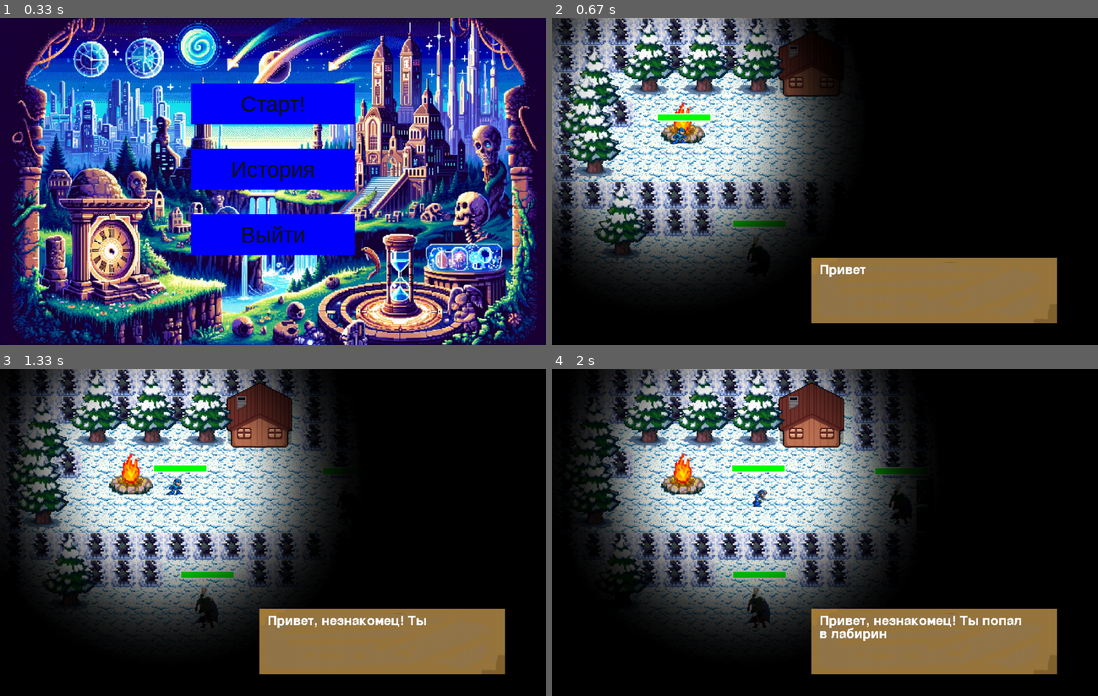
Above: before the commit, frames 1-4 (two rows, left to right).
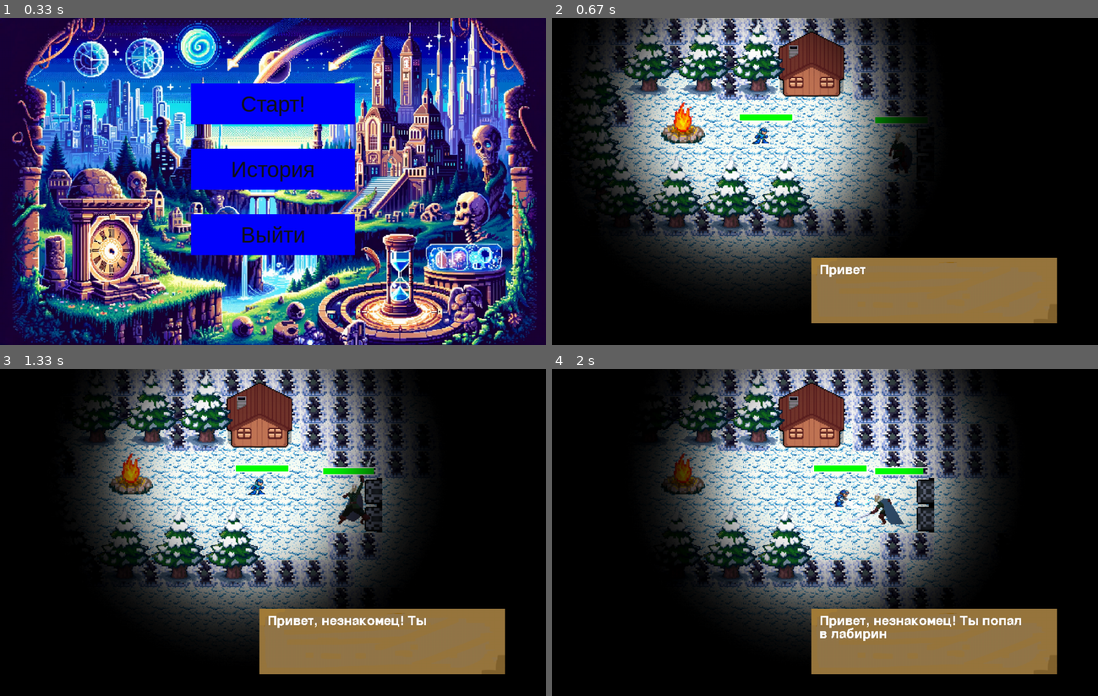
Above: after the commit, the same moments.

Repository: Gigirka/pygame
Game: pygame game, started from 123.py
Same seed, same stepped clock (60 frames per second), same inputs: the game is played once before the commit and once after it.
Inputs (mouse positions are in pixels of both pictures, inside the frame that each line leads up to):
- Up to frame 1 (0.33 s): no input
- Up to frame 2 (0.67 s): click (825, 103) at 0.38 s
- Up to frame 3 (1.33 s): hold S 0.67-1.13 s; hold Right 0.67-1.13 s; move the mouse to (251, 545) at 0.7 s; tap S at 1.17 s
- Up to frame 4 (2 s): hold Right 1.5-1.97 s; tap S at 1.65 s

Frame 1 is identical in both runs. In frame 2, 38% of the frame differs, in the area x 0-68%, y 0-81%; in frame 3, 41%, in the area x 0-76%, y 0-81%; in frame 4, 41%.

Commit message:
Теперь игрок может наносить урон врагам (на кнопку S)

Diff:
--- a/123.py
+++ b/123.py
@@ -272,6 +272,10 @@
         self.animation_frames = 6
         self.current_frame = 0
 
+    def attack(self):
+        enemies = pygame.sprite.spritecollide(self, enemy_group, False)
+        for enemy in enemies:
+            enemy.health -= 5
     def update_time_dependent(self, dt):
         """
         Updates the image of Sprite approximately every 0.1 second.
@@ -332,10 +336,10 @@
             old_x = self.rect.x
             old_y = self.rect.y
 
-            if self.rect.x + self.vx <= width - width // 5 and self.rect.x + self.vx >= width // 5:  # Движение "внутри рамки" по горизонтали
+            if self.rect.x + self.vx <= width - width // 3 and self.rect.x + self.vx >= width // 3:  # Движение "внутри рамки" по горизонтали
                 self.rect.x += self.vx
             else:  # Если персонаж "выходит за рамку" по горизонтали
-                if self.rect.x + self.vx < width // 5:  # Движение налево
+                if self.rect.x + self.vx < width // 3:  # Движение налево
                     for sprite in tiles_group:
                         sprite.rect.x -= self.vx
 
@@ -348,7 +352,7 @@
                     for sprite in enemy_group:
                         sprite.rect.x -= self.vx
 
-                if self.rect.x + self.vx > width - width // 5:  # Движение направо
+                if self.rect.x + self.vx > width - width // 3:  # Движение направо
                     for sprite in tiles_group:
                         sprite.rect.x -= self.vx
 
@@ -442,6 +446,7 @@
         super().__init__(enemy_group, all_sprites)
         # self.vy = 0
         # self.vx = 0
+        self.make_check = True  # проверять ли двери после смерти (для оптимизации)
         self.str_key_block = str_key
         self.move = False
         self.health = 100
@@ -517,16 +522,24 @@
         pass
 
     def update(self):
+        k = 0
         self.timee = pygame.time.get_ticks()
         if self.timee - self.last_attack_time >= 1000:
             self.can_attack = True
         else:
             self.can_attack = False
-        if self.health == 0:
+        if self.health == 0 and self.make_check:
             for x_y_key in self.str_key_block:
                 for block in tiles_group:
-                    if block.str_key == str(x_y_key):
-                        block.anim_work = False
+                    if block.anim_work == True:
+                        if block.str_key == str(x_y_key):
+                            block.anim_work = False
+                            k += 1
+
+        if k == 2: #если обе двери уничтожены, больше не проверять их наличие
+            self.make_check = False
+        if self.health == 0:
+            self.kill()
 
 
 
@@ -539,11 +552,12 @@
 player_group = pygame.sprite.Group()
 block_tiles_group = pygame.sprite.Group()
 black_l = Black(0, 0)
-enemy1 = Enemy(220, 300, (134, 135))
-enemy2 = Enemy(480, 110, (1342, 1352))
+enemy1 = Enemy(480, 110, (134, 135))
+enemy2 = Enemy(1100, 160, (255, 256))
 bonfire = DecorCreate(4, 3, 'bonfire.png', (80, 80))
 house = DecorCreate(8.3, 0.5, 'wooden_house.png', (120, 120))
-big_trees = [(0, 1), (2, 0), (4, 0), (6, 0), (1, 6), (16, 4), (-0.3, 2), (0, 3)]  # Массив с координатами деревьев
+big_trees = [(0, 1), (2, 0), (4, 0), (6, 0), (19, 3), (-0.3, 2), (0, 3),
+             (0.3, 4), (3, 5), (5, 5), (7, 5), (1, 5), (21, 7)]  # Массив с координатами деревьев
 for e in big_trees:  # Проходимся по массиву и создаём деревья
     new_tree = DecorCreate(e[0], e[1], 'winter_tree.png', (150, 150))
 
@@ -612,6 +626,8 @@
         if event.type == pygame.KEYDOWN:
             step_sound.play(-1)
             player.move = True
+            if event.key == pygame.K_s:
+                player.attack()
             if event.key == pygame.K_LEFT:
                 player.vx = -8
                 left = True
--- a/data/map0.txt
+++ b/data/map0.txt
@@ -1,15 +1,15 @@
 #############################################
-#######.##.####..1.!.!......................#
-##.........#######..!.......................#
-#.#.........######..!#####!...............#.#
-#...@........$...#...#......................#
-#............$...#!.#.....................####
-###############..#..#..#####................##
-#..###...##.#....#1.#..#.....................#
-#............#..####...#....................#
-#..................#...#....................#
-#..................##..#....................#
-#......................#..............#######
-#......................#....................#
-#......................#....................#
+###############..1.!.!......................#
+##....##...#######..!.......................#
+#.#.........######..!#####!##.............#.#
+#......@.....$...#.1.##..##.................#
+#............$...#####...$..................#####
+#...........##..#........$..................##
+#############..........######................#
+##..........###...######.#..................#
+#............#.###1#1..#....................#
+#...........##.....##..#....................#
+#............#.........#..............#######
+#............#.........#....................#
+#............#.........#....................#
 #############################################
